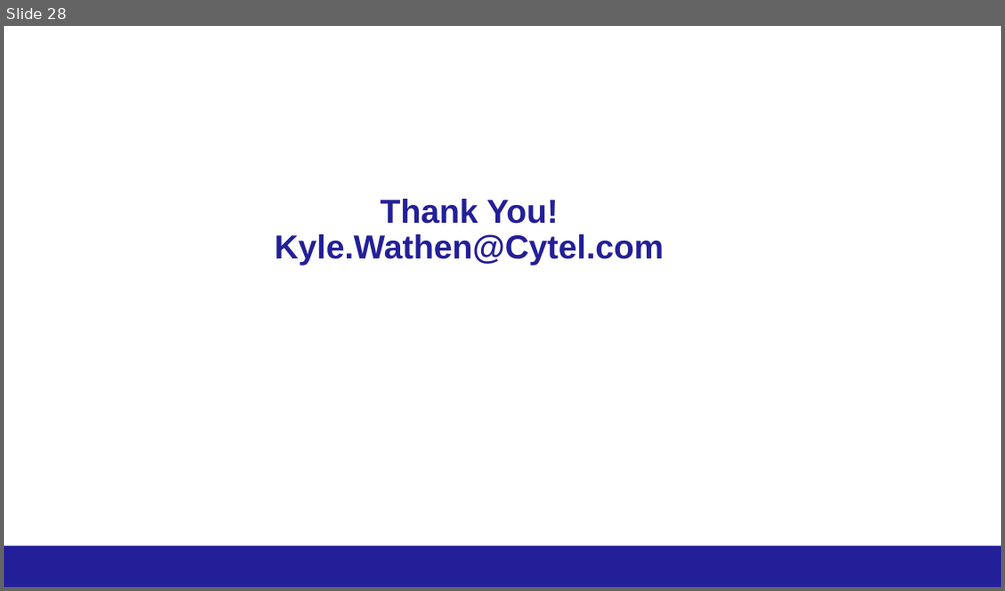
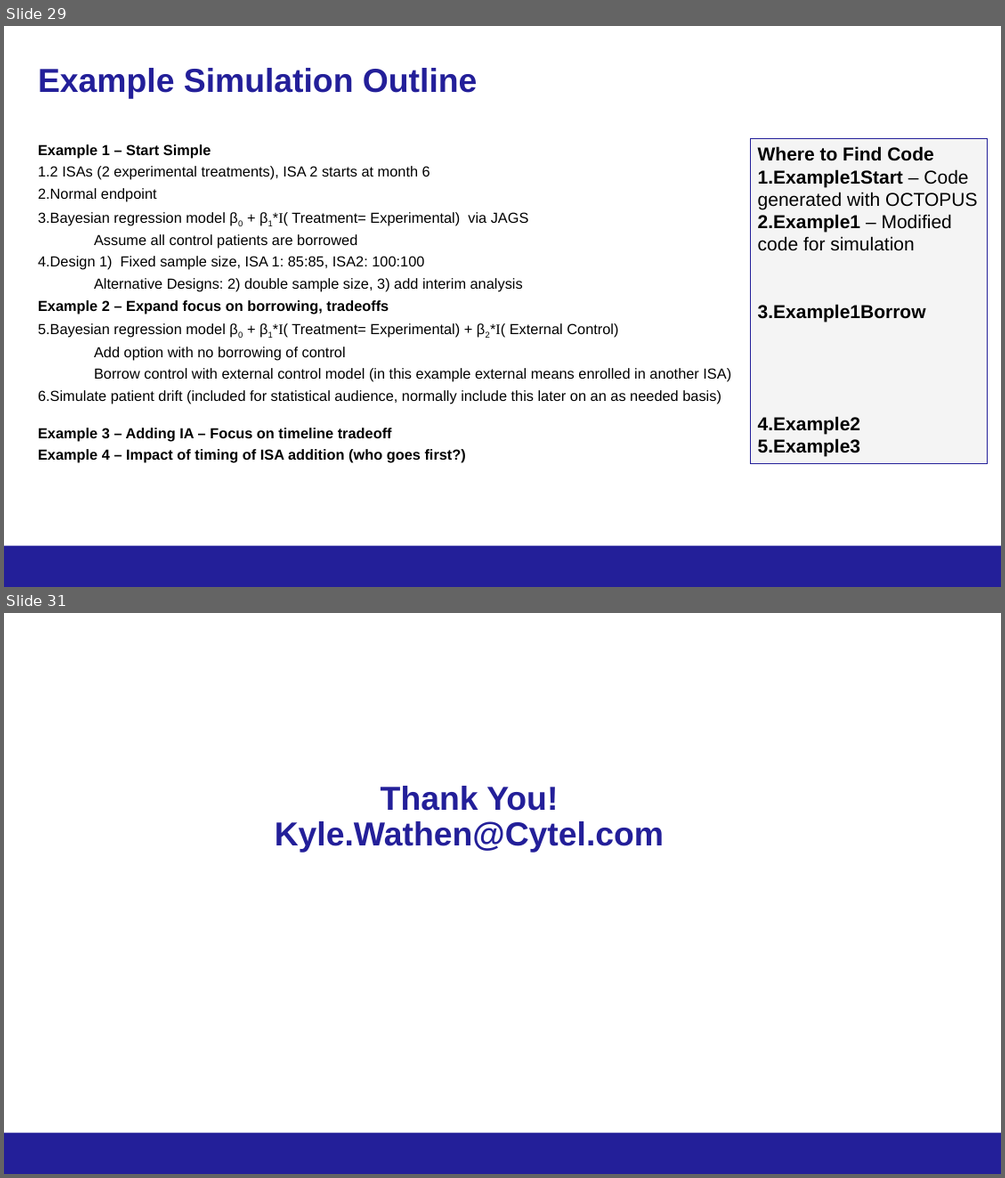
Before and after one commit to kwathen/BayesPharma2024-OCTOPUS, a slide deck: CourseMaterial/Wathen-Bayes2024ForDistribution.pptx. Shown one above the other, each under a label of ours: slide 28 before the commit, slides 29 and 31 after it; the slides between them are not shown. The pictures are 1005x591 and 1005x1178 pixels, drawn with LibreOffice and Linux fonts; fonts in the diff are those of the drawing; background and template pictures are left out. Boxes give left, top, right and bottom in pixels: in the first picture for what was removed or moved away, otherwise in the second. Text is boxed around its words. In the diff, an @@ line names an element or a change of style, - is before the commit and + after.

Commit message:
Updates to add 5.Example3

```diff
--- a/CourseMaterial/Wathen-Bayes2024ForDistribution.pptx
+++ b/CourseMaterial/Wathen-Bayes2024ForDistribution.pptx
@@ slide 29 added at [4,26,1001,587], background #FFFFFF; not listed: 1 template element that a slide beside it also shows @@
@@ title added at [38,68,477,99], 32 pt, text #231F99, bold @@
+Example Simulation Outline
@@ text added at [38,144,731,463], 14 pt, text #000000 @@
+Example 1 – Start Simple
+1. 2 ISAs (2 experimental treatments), ISA 2 starts at month 6
+2. Normal endpoint
+3. Bayesian regression model β0 + β1*I( Treatment= Experimental) via JAGS
+  Assume all control patients are borrowed
+4. Design 1) Fixed sample size, ISA 1: 85:85, ISA2: 100:100
+  Alternative Designs: 2) double sample size, 3) add interim analysis
+Example 2 – Expand focus on borrowing, tradeoffs
+1. Bayesian regression model β0 + β1*I( Treatment= Experimental) + β2*I( External Control)
+  Add option with no borrowing of control
+  Borrow control with external control model (in this example external means enrolled in another ISA)
+2. Simulate patient drift (included for statistical audience, normally include this later on an as needed basis)
+Example 3 – Adding IA – Focus on timeline tradeoff
+Example 4 – Impact of timing of ISA addition (who goes first?)
@@ rectangle added at [751,139,987,464], fill #F4F4F4, outline #231F99 0.75 pt, 18 pt, text #000000, bold @@
+Where to Find Code
+1.Example1Start – Code generated with OCTOPUS
+2.Example1 – Modified code for simulation
+3.Example1Borrow
+4.Example2
+5.Example3
@@ page number added at [763,552,987,581], 12 pt, text #231F99 @@
+29
@@ what was slide 28 is now slide 31 @@
```
Also in this commit, not shown: 2 other slides added, 59 other files.
